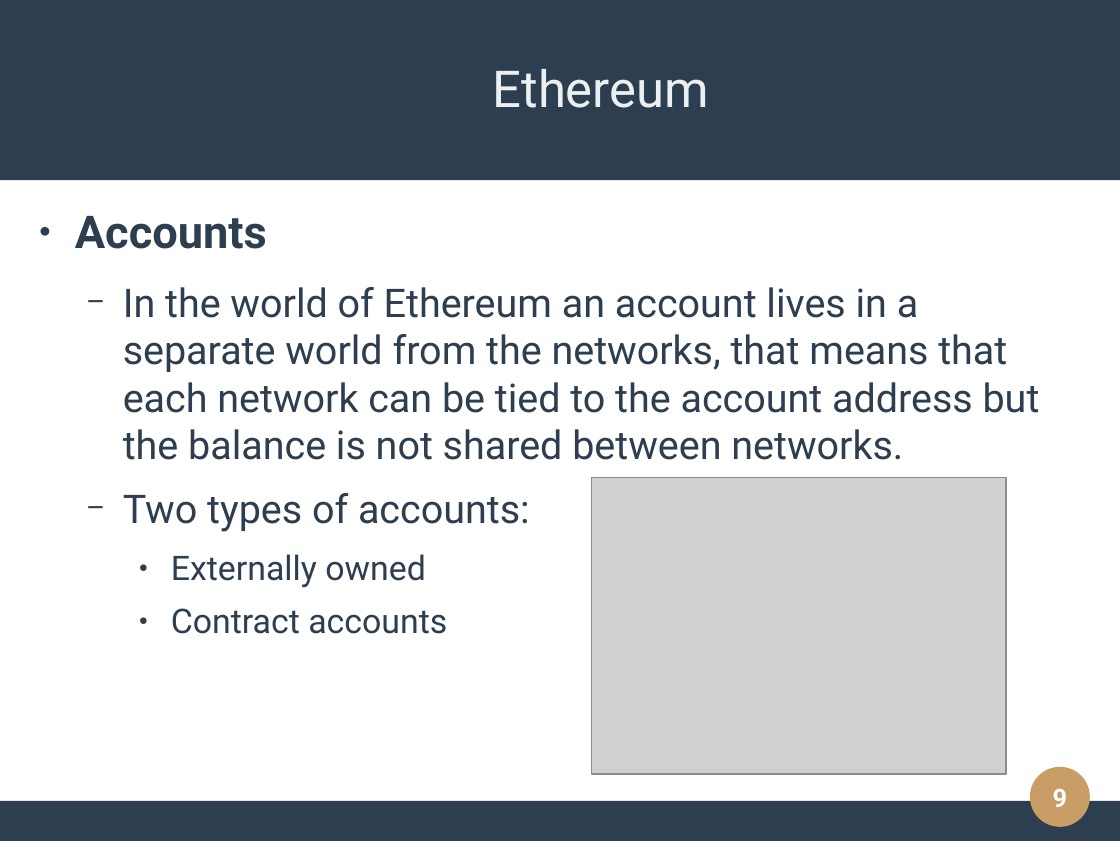
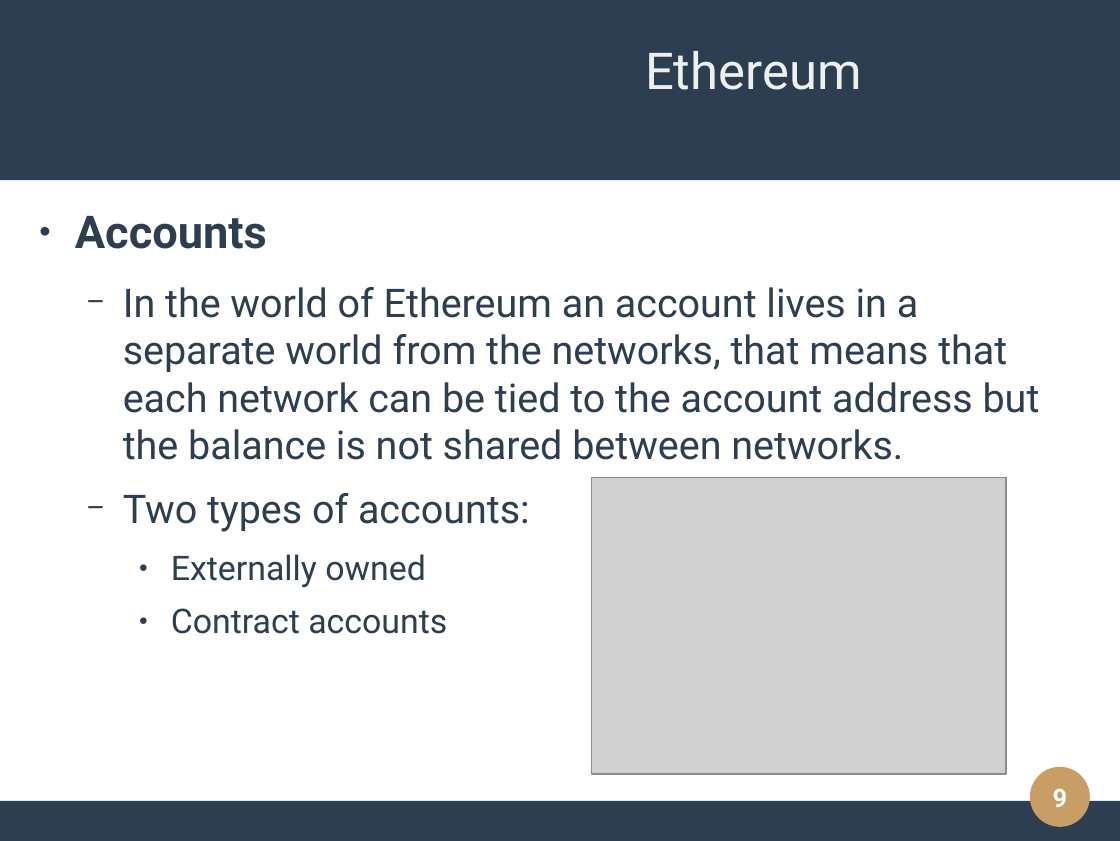
Before and after one commit to maia-dev/ethereum-solidity, a slide deck: slide 9 of presentation/Slides.odp. Drawn at 1120x841 pixels with LibreOffice and Linux fonts; fonts in the diff are those of the drawing; grey boxes stand for pictures; background and template pictures are left out. Boxes give left, top, right and bottom in pixels: in the first picture for what was removed or moved away, otherwise in the second. Text is boxed around its words. In the diff, an @@ line names an element or a change of style, - is before the commit and + after.

```diff
--- a/presentation/Slides.odp
+++ b/presentation/Slides.odp
@@ title "Ethereum": place and size @@
-title "Ethereum" at (493,69,710,108)
+title "Ethereum" at (645,51,862,90)
```
Also in this commit, not shown: 2 other slides changed, 1 slide added, 1 slide removed, 3 other files.
